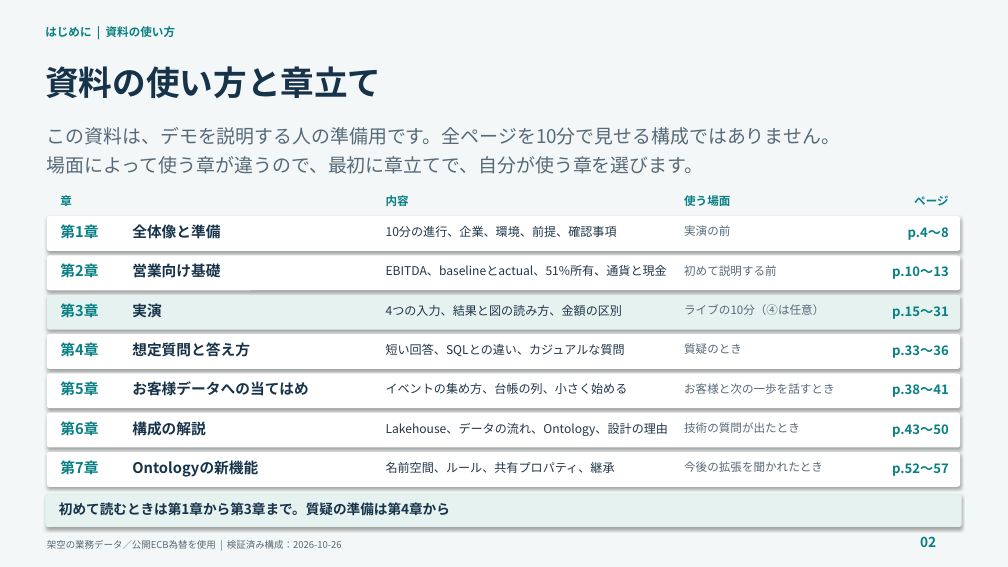
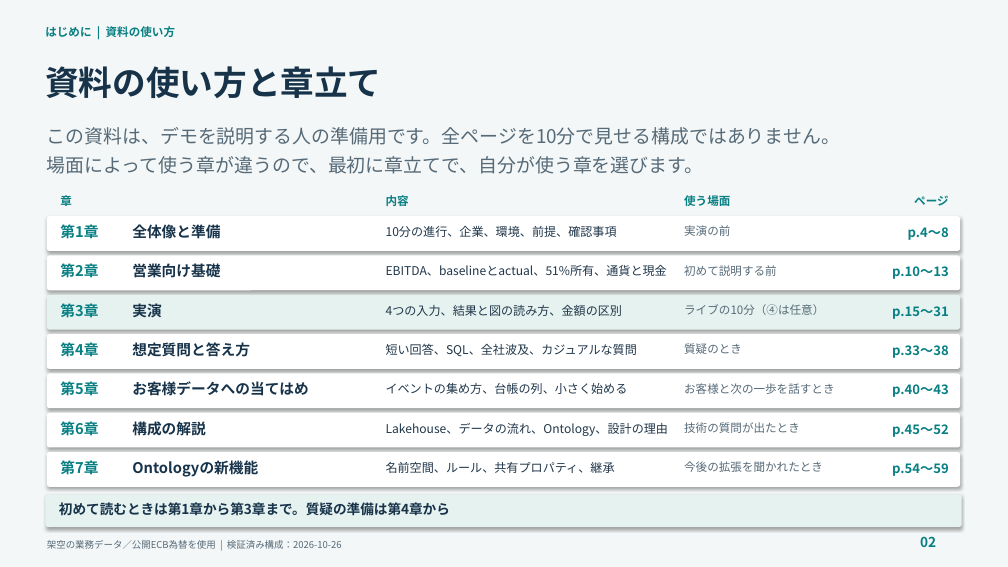
Before and after one commit to c-nova/FabricOntology_Trading, a slide deck: slide 2 of decks/TradingOntology_Demo_Presenter_Guide_JA.pptx. Drawn at 1008x567 pixels with LibreOffice and Linux fonts; fonts in the diff are those of the drawing. Boxes give left, top, right and bottom in pixels: in the first picture for what was removed or moved away, otherwise in the second. Text is boxed around its words. In the diff, an @@ line names an element or a change of style, - is before the commit and + after.

```diff
--- a/decks/TradingOntology_Demo_Presenter_Guide_JA.pptx
+++ b/decks/TradingOntology_Demo_Presenter_Guide_JA.pptx
@@ text at [386,343,637,356]: text changed @@
-短い回答、SQLとの違い、カジュアルな質問
+短い回答、SQL、全社波及、カジュアルな質問
@@ text at [892,384,949,397]: text changed @@
-p.38〜41
+p.40〜43
@@ text at [892,424,949,437]: text changed @@
-p.43〜50
+p.45〜52
@@ text at [892,463,949,476]: text changed @@
-p.52〜57
+p.54〜59
```
Also in this commit, not shown: 25 other slides changed, 2 slides added, 4 other files.
